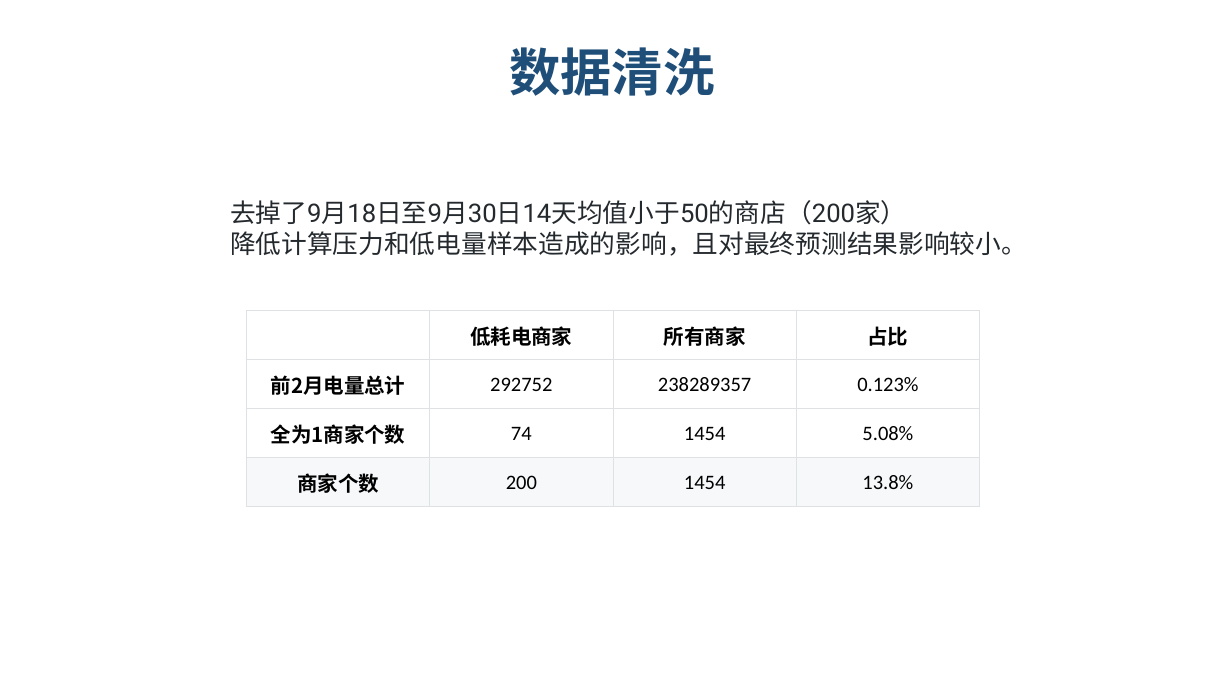
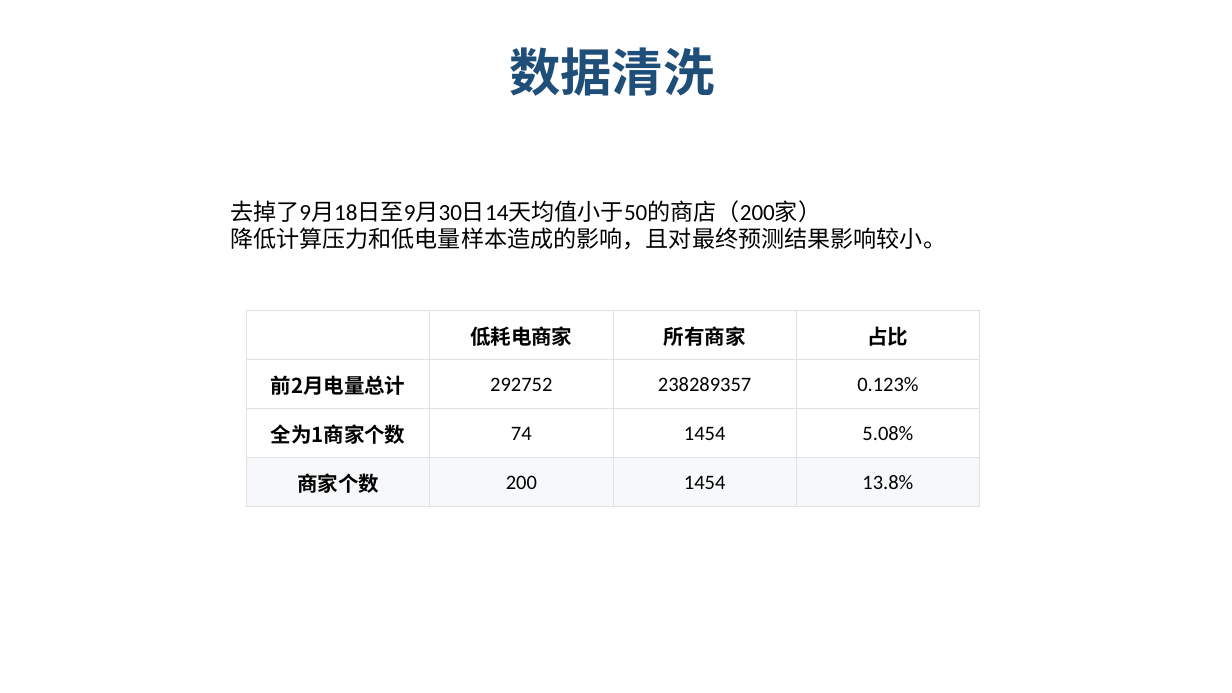
Before and after one commit to lvniqi/tianchi_power, a slide deck: slide 6 of presentation.pptx. Drawn at 1232x693 pixels with LibreOffice and Linux fonts; fonts in the diff are those of the drawing; background and template pictures are left out. Boxes give left, top, right and bottom in pixels: in the first picture for what was removed or moved away, otherwise in the second. Text is boxed around its words. In the diff, an @@ line names an element or a change of style, - is before the commit and + after.

```diff
--- a/presentation.pptx
+++ b/presentation.pptx
@@ text "去掉了9月18日至9月30日14天均值小于50的商店（200家）" at box(230, 200, 946, 250): size 20 to 18 pt, font Roboto to Calibri, text colour #24292E to #000000 @@
```
Also in this commit, not shown: 8 other slides changed.
